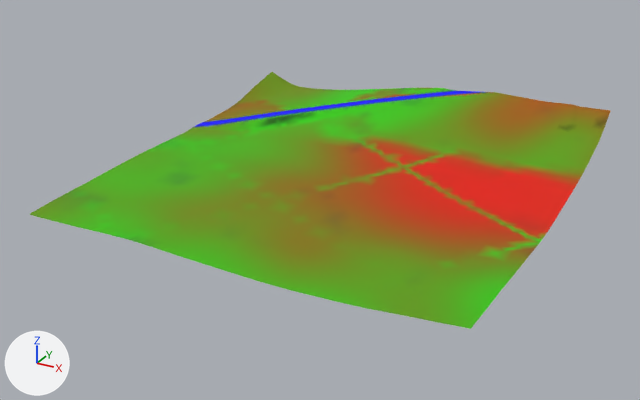
A saved change to the glTF model games/yorimichi/assets/belmonte/meshes/SM_BM_BT_Terrain_5_3.glb.
One viewpoint serves both versions: a 50 mm lens placed at (611.0, -146.0, 206.0), pointed at (377.0, 281.0, -8.0). Every picture has the same lights, and +X, +Y and +Z are marked at lower left. The picture after the commit comes second.

Names of what the first picture shows: 'SM_BM_BT_Terrain_5_3'.
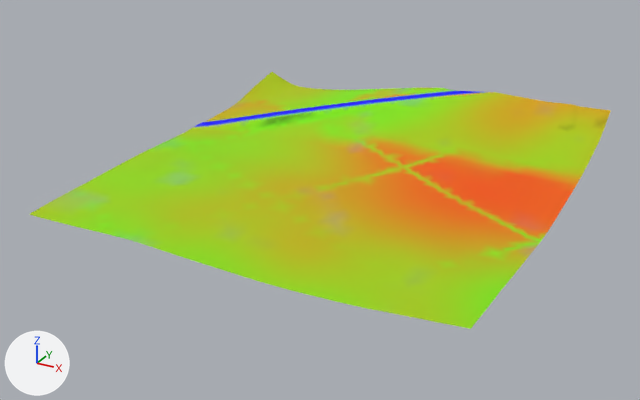
Where the change shows, as pixel boxes [x1, y1, x2, y2] in the pictures (640 x 400 px):
part 1 of me_sm_bt_terrain_5_3, recoloured (lighter): [30, 88, 579, 329] in both
part 2 of me_sm_bt_terrain_5_3, recoloured (lighter): [205, 91, 611, 262] in both
part 3 of me_sm_bt_terrain_5_3, recoloured (lighter): [30, 72, 603, 281] in both
part 4 of me_sm_bt_terrain_5_3, recoloured: [194, 90, 482, 127] in both

The change in detail:
me_sm_bt_terrain_5_3 has 2251 vertices, 4350 faces and spans x 256.0..512.0, y 168.0..424.0, z -1.0..30.0.
me_sm_bt_terrain_5_3 is used by ob_sm_bm_bt_terrain_5_3; location (0.0, 0.0, 0.0).
me_sm_bt_terrain_5_3 part 1: 1387 faces centred in x 258.0..510.0, y 170.0..423.0, z -1.0..28.0 are repainted in the vertex colours; the middle colour goes from green #4ab000 to green #93d800.
me_sm_bt_terrain_5_3 part 2: 1239 faces centred in x 256.0..510.0, y 197.0..423.0, z 0.0..30.0 are repainted in the vertex colours; the middle colour goes from brown #9a6100 to yellow #cca600.
me_sm_bt_terrain_5_3 part 3: 978 faces centred in x 256.0..511.0, y 173.0..423.0, z 0.0..30.0 are repainted in the vertex colours; the middle colour goes from green #678f00 to green #aac500.
me_sm_bt_terrain_5_3 part 4: 590 faces centred in x 256.0..428.0, y 321.0..423.0, z 7.0..29.0 are repainted in the vertex colours; the middle colour goes from blue #1028c8 to blue #476ee5.
